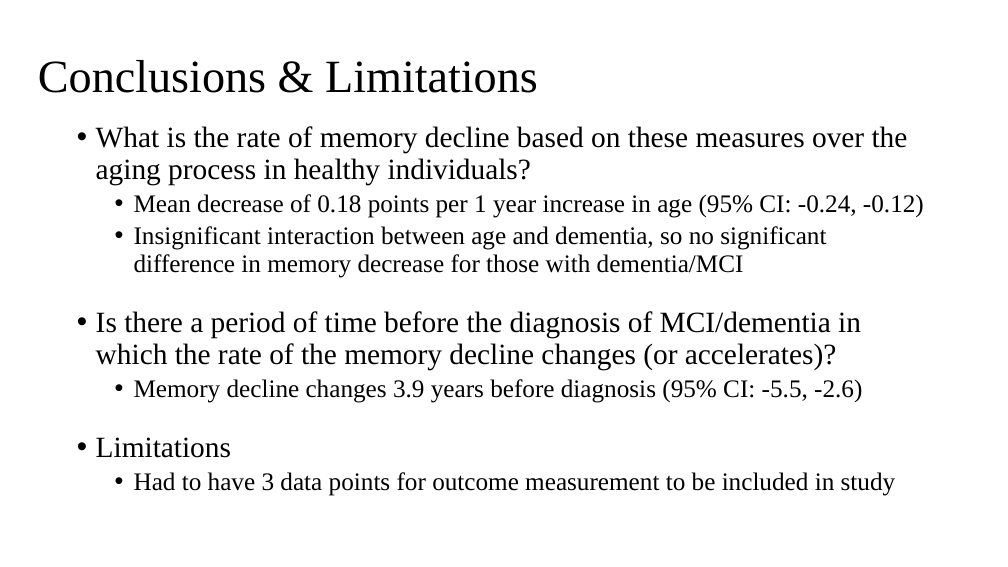
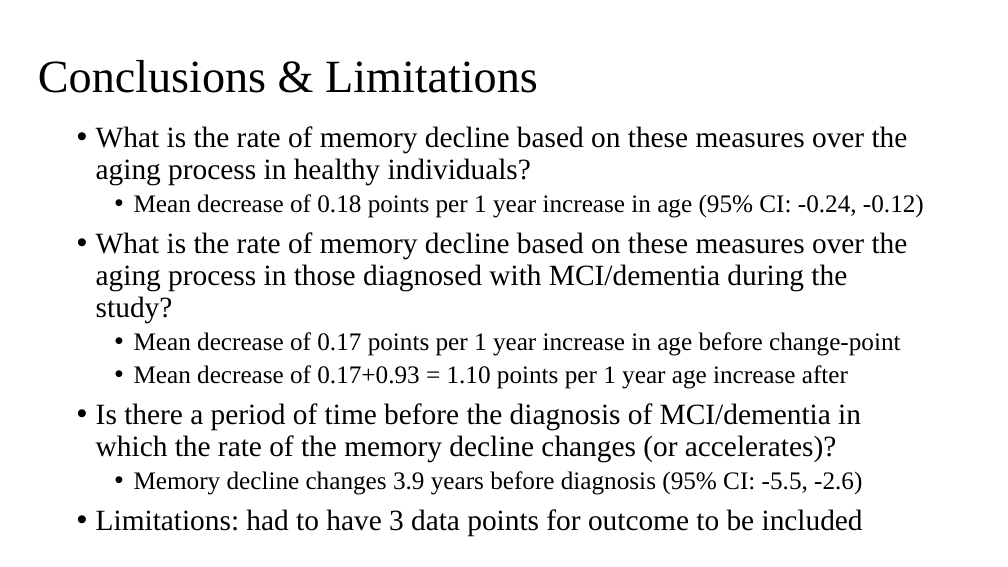
Before and after one commit to johnsra3/bios6623-johnsra3, a slide deck: slide 6 of Project3/Reports/Project 3 Final Presentation.pptx. Drawn at 1008x567 pixels with LibreOffice and Linux fonts; fonts in the diff are those of the drawing. Boxes give left, top, right and bottom in pixels: in the first picture for what was removed or moved away, otherwise in the second. Text is boxed around its words. In the diff, an @@ line names an element or a change of style, - is before the commit and + after.

```diff
--- a/Project3/Reports/Project 3 Final Presentation.pptx
+++ b/Project3/Reports/Project 3 Final Presentation.pptx
@@ text at (96, 232, 908, 389): text changed @@
-  • Insignificant interaction between age and dementia, so no significant difference in memory decrease for those with dementia/MCI
+• What is the rate of memory decline based on these measures over the aging process in those diagnosed with MCI/dementia during the study?
+  • Mean decrease of 0.17 points per 1 year increase in age before change-point
+  • Mean decrease of 0.17+0.93 = 1.10 points per 1 year age increase after
@@ text at (96, 509, 863, 537): text changed; size 24 to 28 pt @@
-• Limitations
-  • Had to have 3 data points for outcome measurement to be included in study
+• Limitations: had to have 3 data points for outcome to be included
```
Also in this commit, not shown: 1 other slide changed, 5 other files.
